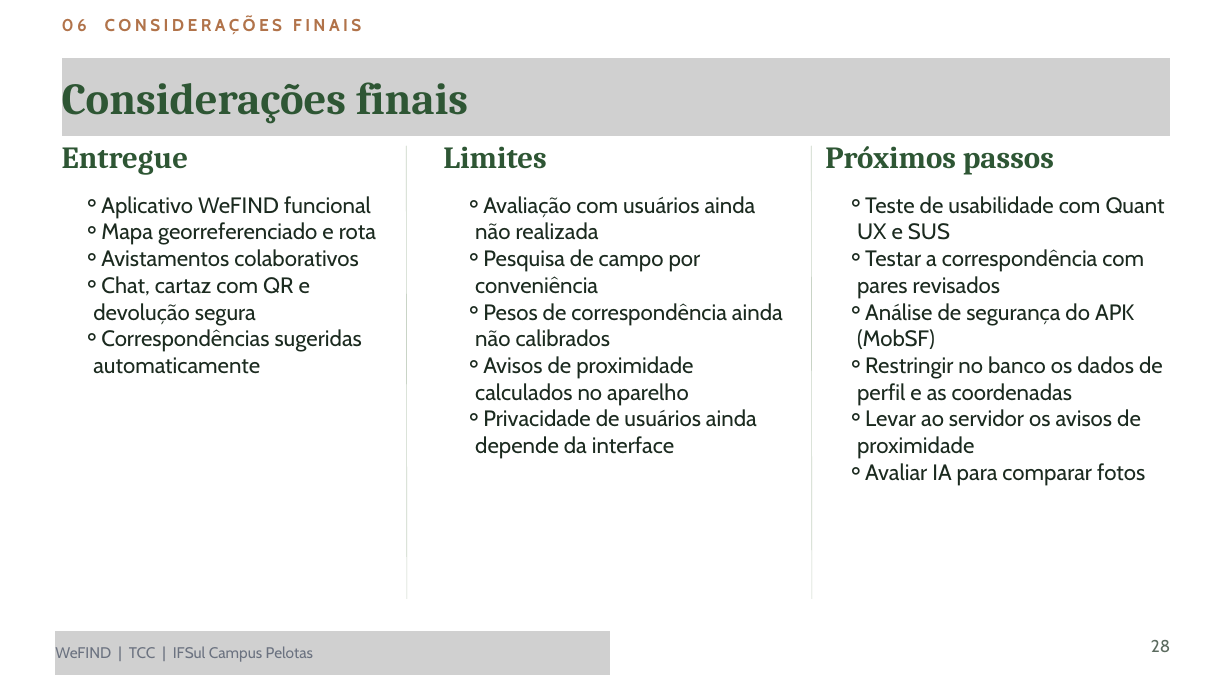
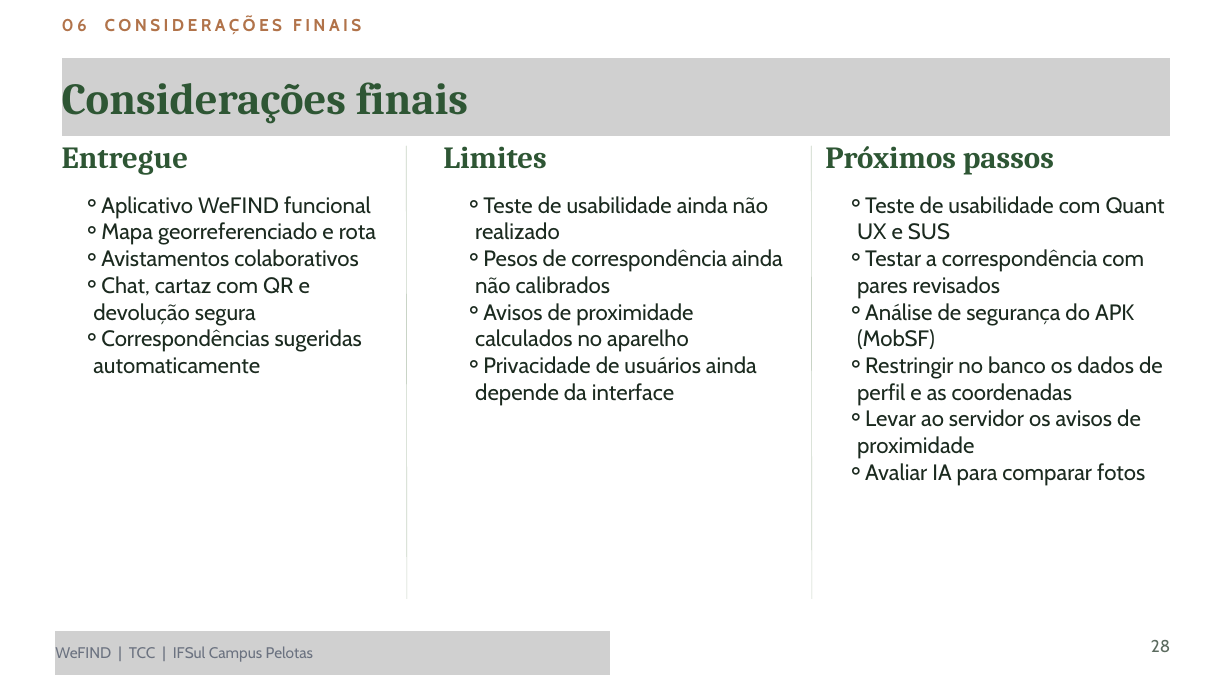
Before and after one commit to LuisHenriqueTSI/wefind, a slide deck: slide 28 of WEFIND - TCC/apresentacao_pptx/WeFIND - tcc_apresentacao_sem_testes.pptx. Drawn at 1232x693 pixels with LibreOffice and Linux fonts; fonts in the diff are those of the drawing; grey boxes stand for pictures. Boxes give left, top, right and bottom in pixels: in the first picture for what was removed or moved away, otherwise in the second. Text is boxed around its words. In the diff, an @@ line names an element or a change of style, - is before the commit and + after.

```diff
--- a/WEFIND - TCC/apresentacao_pptx/WeFIND - tcc_apresentacao_sem_testes.pptx
+++ b/WEFIND - TCC/apresentacao_pptx/WeFIND - tcc_apresentacao_sem_testes.pptx
@@ text at (x1=475, y1=196, x2=768, y2=240): text changed @@
-    ⚬ Avaliação com usuários ainda não realizada
-    ⚬ Pesquisa de campo por conveniência
+    ⚬ Teste de usabilidade ainda não realizado
```
Also in this commit, not shown: 2 other slides changed, 24 other files.
